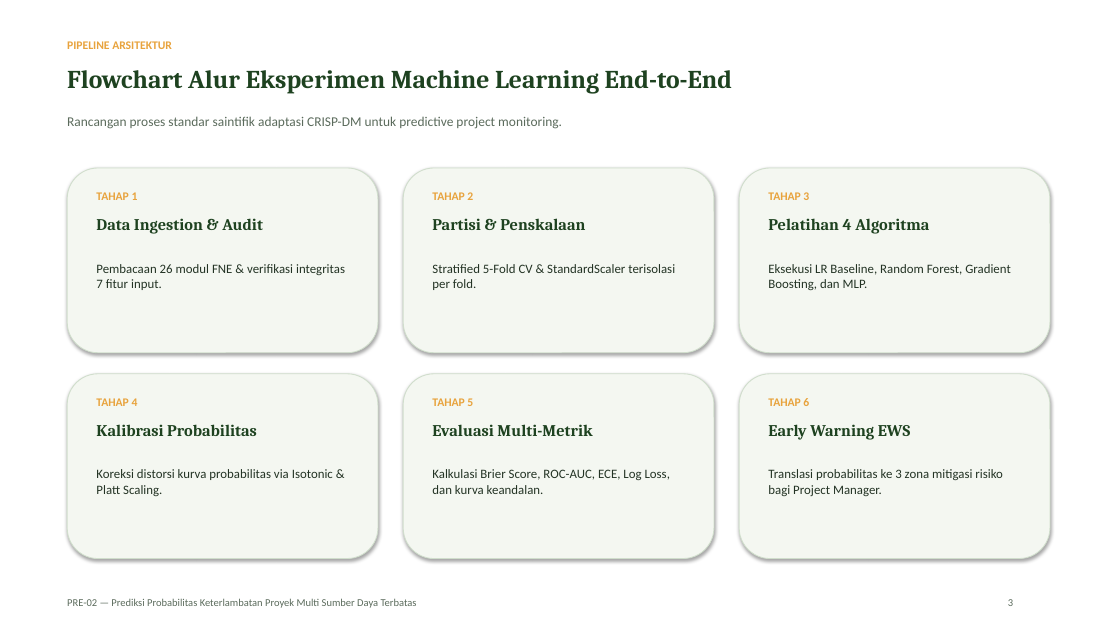
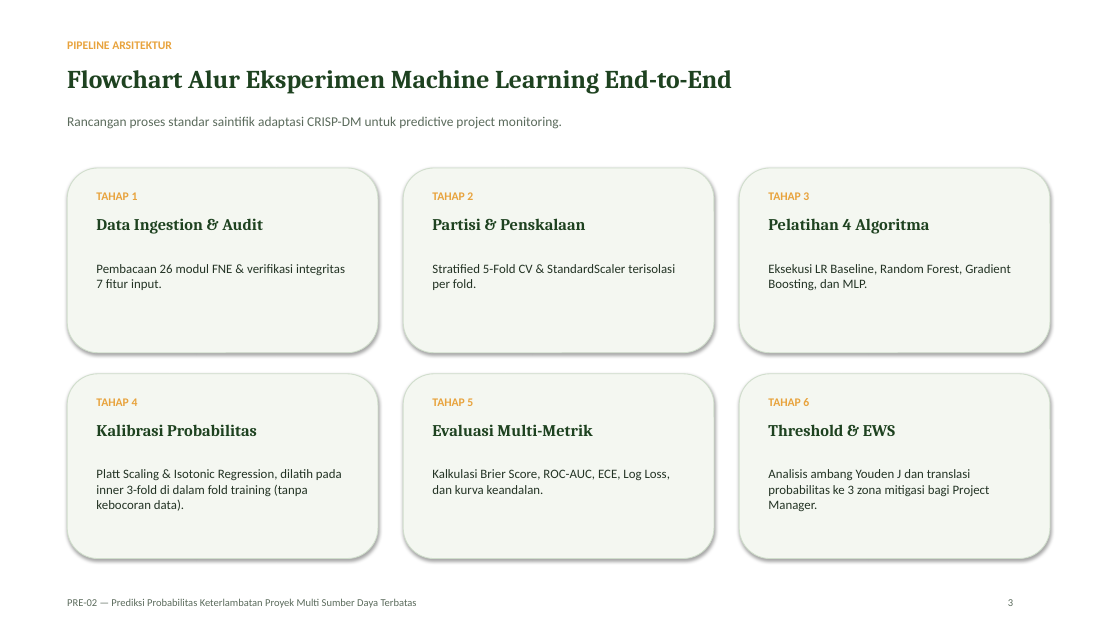
Before and after one commit to mug31/MP-PRE-02, a slide deck: slide 3 of 04_implemen_desain_eksperimen/PRE02_Pertemuan4_Implementasi_Desain_Eksperimen.pptx. Drawn at 1120x630 pixels with LibreOffice and Linux fonts; fonts in the diff are those of the drawing. Boxes give left, top, right and bottom in pixels: in the first picture for what was removed or moved away, otherwise in the second. Text is boxed around its words. In the diff, an @@ line names an element or a change of style, - is before the commit and + after.

```diff
--- a/04_implemen_desain_eksperimen/PRE02_Pertemuan4_Implementasi_Desain_Eksperimen.pptx
+++ b/04_implemen_desain_eksperimen/PRE02_Pertemuan4_Implementasi_Desain_Eksperimen.pptx
@@ text at (768,424,895,436): text changed @@
-Early Warning EWS
+Threshold & EWS
@@ text at (96,469,342,511): text changed @@
-Koreksi distorsi kurva probabilitas via Isotonic & Platt Scaling.
+Platt Scaling & Isotonic Regression, dilatih pada inner 3-fold di dalam fold training (tanpa kebocoran data).
@@ text at (768,469,990,511): text changed @@
-Translasi probabilitas ke 3 zona mitigasi risiko bagi Project Manager.
+Analisis ambang Youden J dan translasi probabilitas ke 3 zona mitigasi bagi Project Manager.
```
Also in this commit, not shown: 4 other slides changed, 2 slides added, 4 other files.
